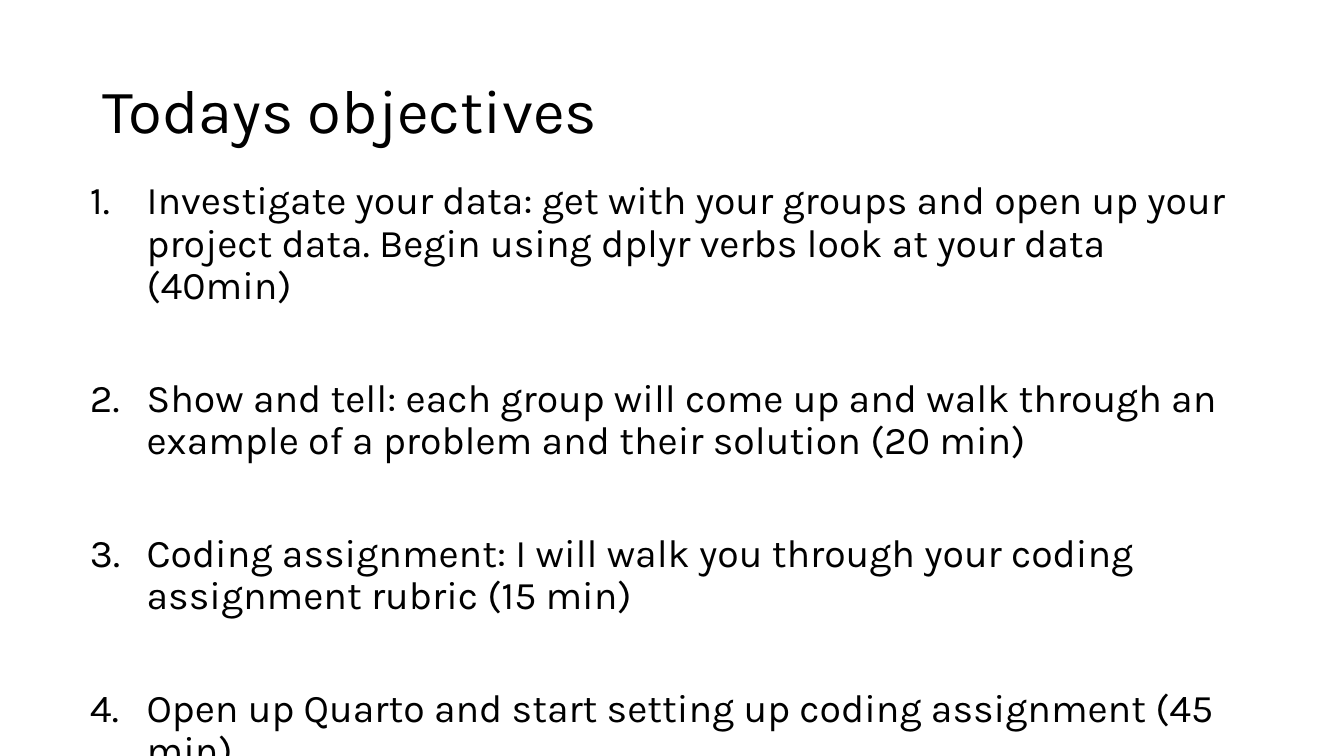
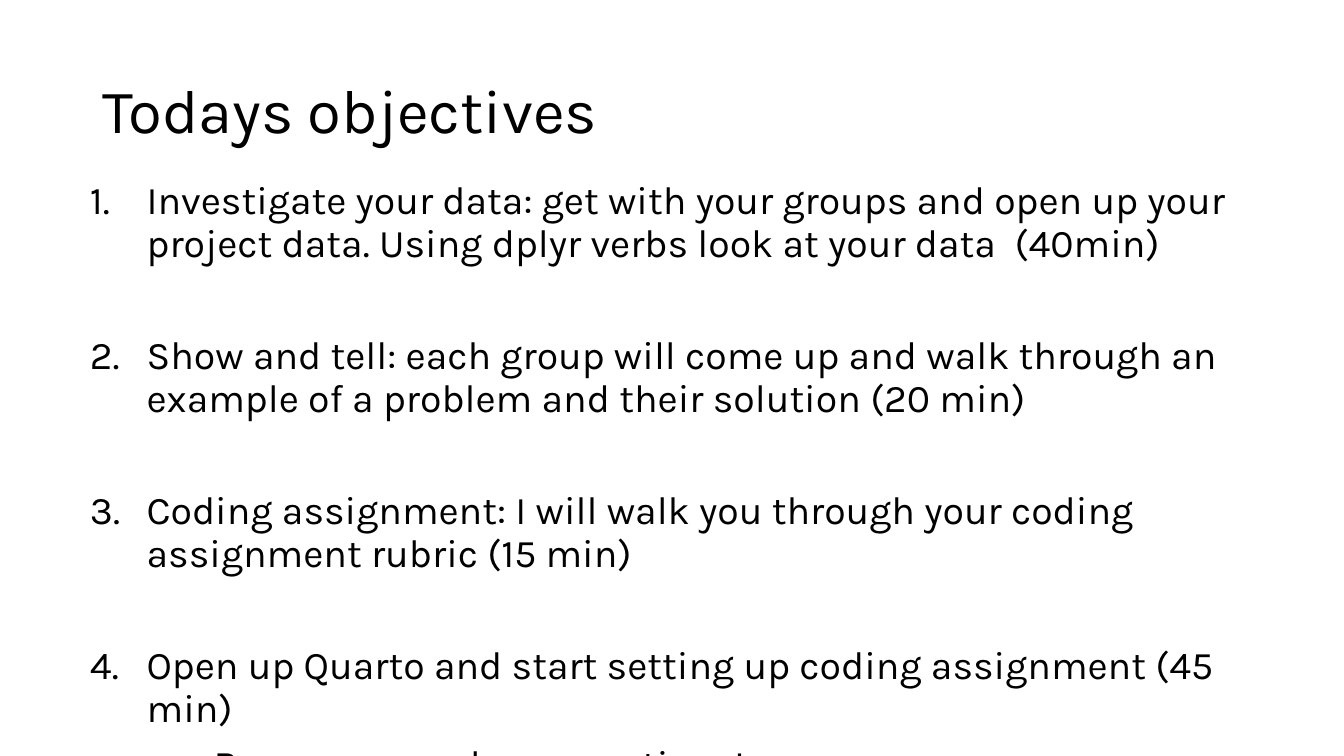
Before and after one commit to kris-wild/BIOL90041, a slide deck: slide 5 of Week_3/Workshop/Workshop_2.pptx (slide 2 before the commit). Drawn at 1344x756 pixels with LibreOffice and Linux fonts; fonts in the diff are those of the drawing. Boxes give left, top, right and bottom in pixels: in the first picture for what was removed or moved away, otherwise in the second. Text is boxed around its words. In the diff, an @@ line names an element or a change of style, - is before the commit and + after.

```diff
--- a/Week_3/Workshop/Workshop_2.pptx
+++ b/Week_3/Workshop/Workshop_2.pptx
@@ text at [147, 187, 1224, 727]: paragraph added @@
+- Be sure you ask us questions!
@@ text at [147, 187, 1224, 267]: text changed @@
-1. Investigate your data: get with your groups and open up your project data. Begin using dplyr verbs look at your data (40min)
+1. Investigate your data: get with your groups and open up your project data. Using dplyr verbs look at your data (40min)
```
Also in this commit, not shown: 11 slides added, 21 other files.
